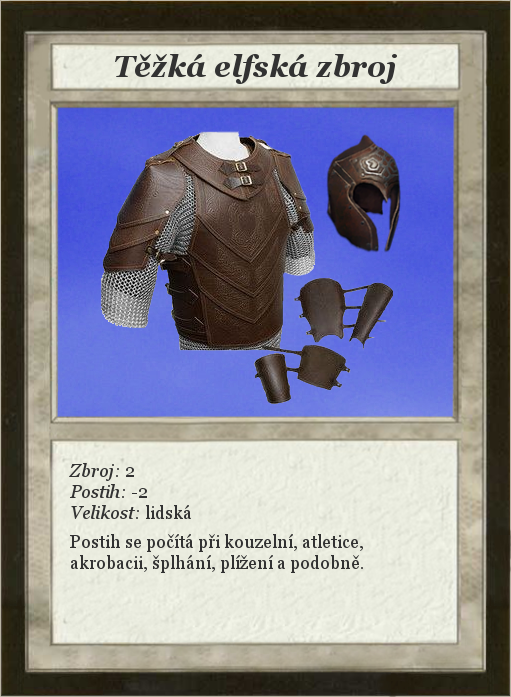
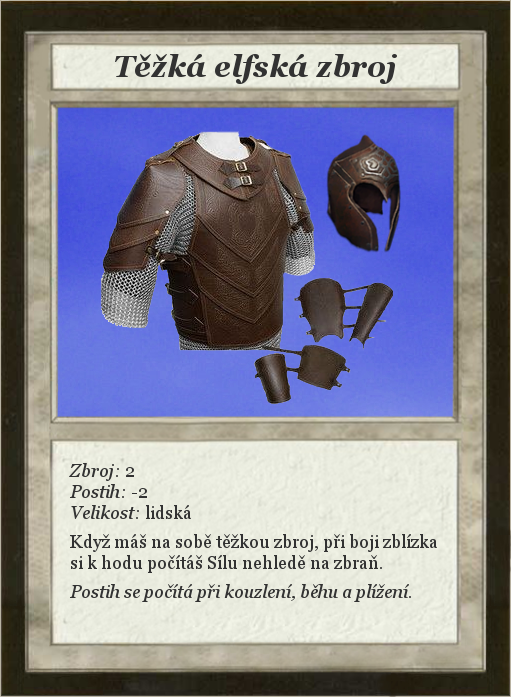
Revision of a layered 511×697 image; what changed, layer by layer:
painted on "Zbroj: 2 ..." over [70, 534, 437, 602]
